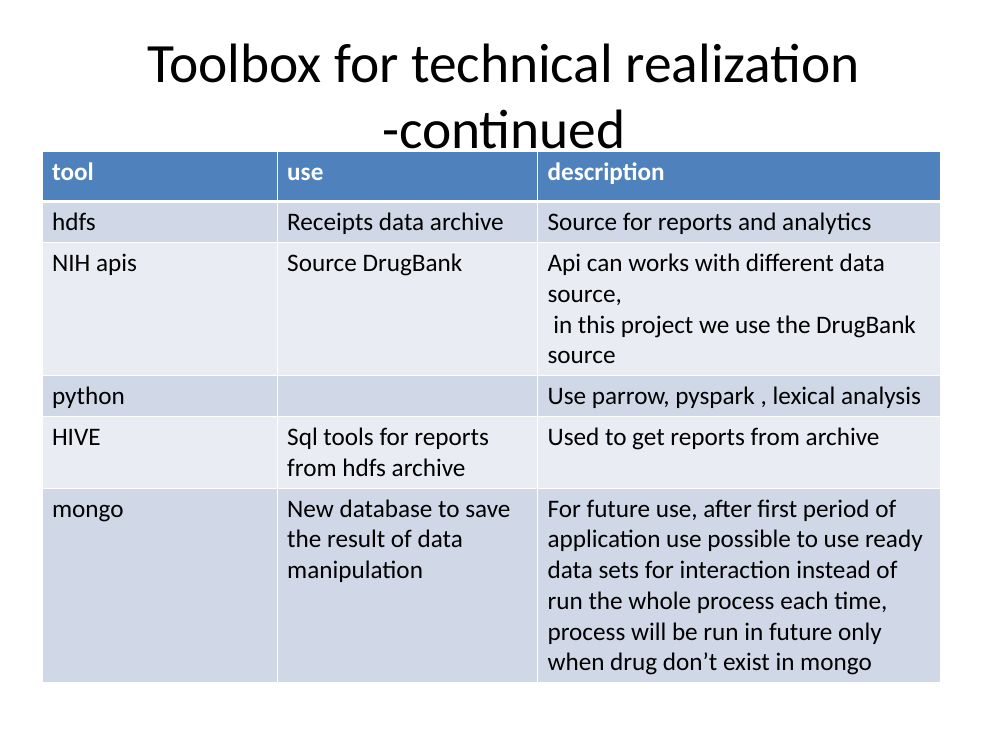
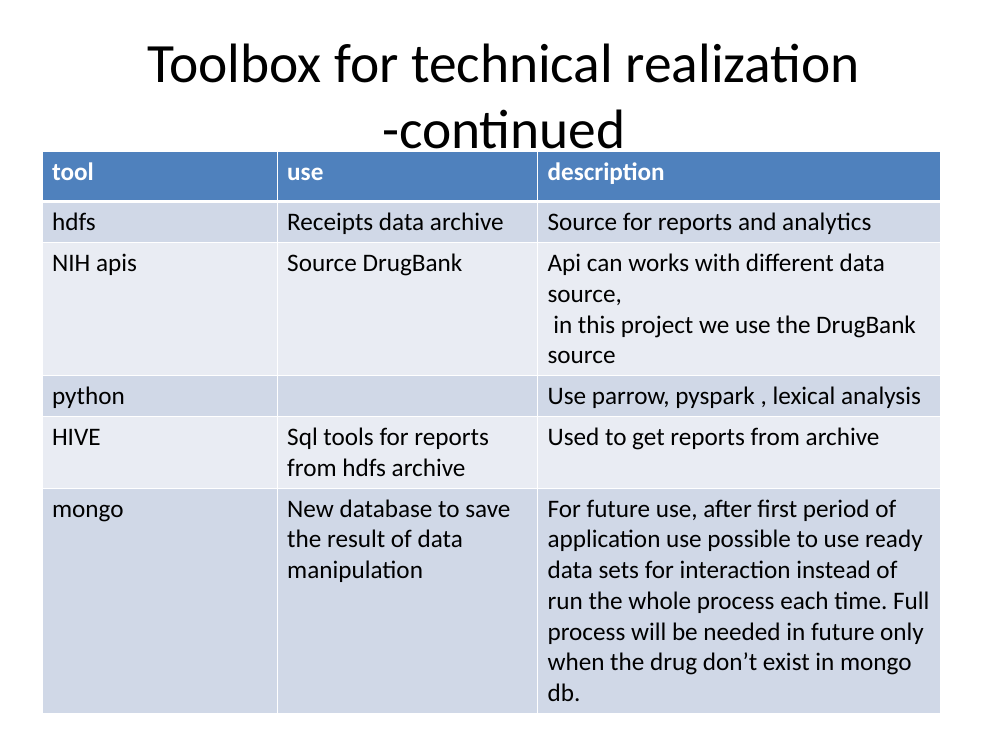
Before and after one commit to katkovOlga/nayaProject, a slide deck: slide 9 of FinalProject.pptx (slide 10 before the commit). Drawn at 1008x756 pixels with LibreOffice and Linux fonts; fonts in the diff are those of the drawing. Boxes give left, top, right and bottom in pixels: in the first picture for what was removed or moved away, otherwise in the second. Text is boxed around its words. In the diff, an @@ line names an element or a change of style, - is before the commit and + after.

```diff
--- a/FinalProject.pptx
+++ b/FinalProject.pptx
@@ table at bbox=[42, 151, 940, 707] @@
-row 6, column 3: For future use, after first period of application use possible to use ready data sets for interaction instead of run the whole process each time, process will be run in future only when drug don’t exist in mongo
+row 6, column 3: For future use, after first period of application use possible to use ready data sets for interaction instead of run the whole process each time. Full process will be needed in future only when the drug don’t exist in mongo db.
```
Also in this commit, not shown: 7 other slides changed, 1 slide added, 1 slide removed, 6 other files.
